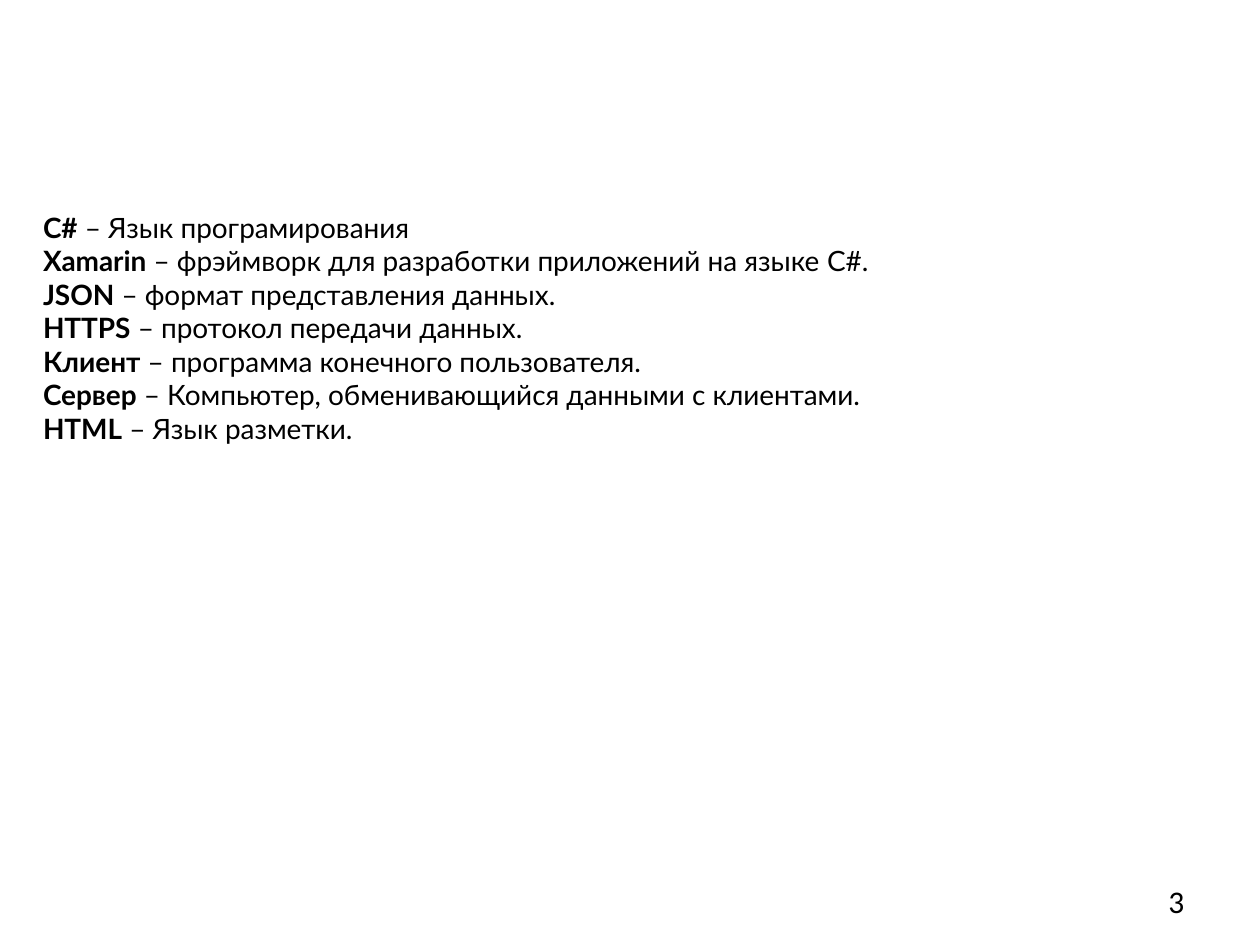
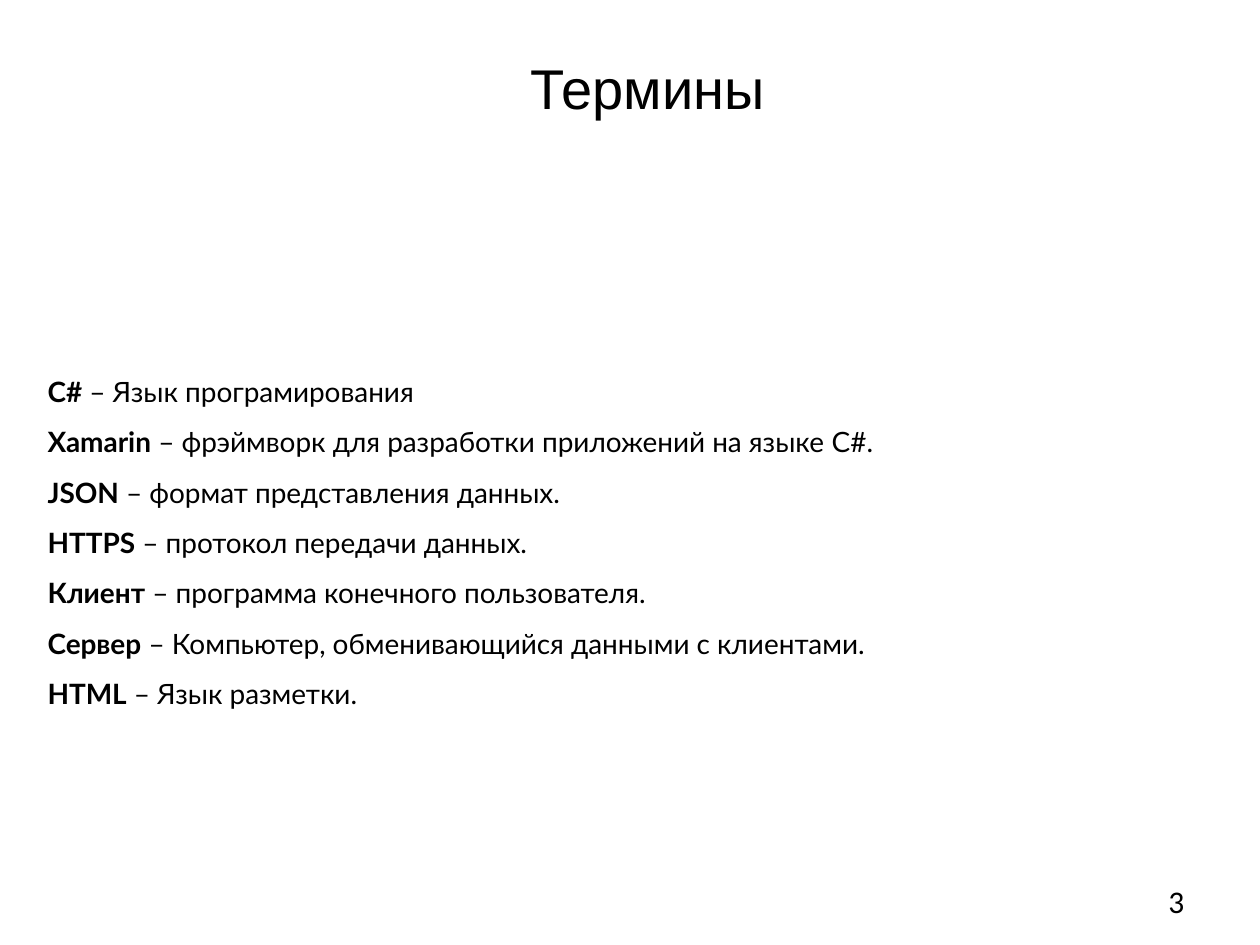
Before and after one commit to M2000h/HSE-APP, a slide deck: slide 3 of Презентация.pptx. Drawn at 1260x945 pixels with LibreOffice and Linux fonts; fonts in the diff are those of the drawing; background and template pictures are left out. Boxes give left, top, right and bottom in pixels: in the first picture for what was removed or moved away, otherwise in the second. Text is boxed around its words. In the diff, an @@ line names an element or a change of style, - is before the commit and + after.

```diff
--- a/Презентация.pptx
+++ b/Презентация.pptx
@@ text "Термины" at <box>531,70,765,120</box>: text colour #FFFFFF to #000000, bold off @@
@@ text "C# – Язык програмирования": place and size @@
-text "C# – Язык програмирования" at <box>43,217,868,444</box>
+text "C# – Язык програмирования" at <box>48,381,873,709</box>
@@ text "C# – Язык програмирования" at <box>48,381,873,709</box>: line spacing 1 to 1.5 @@
```
Also in this commit, not shown: 13 other slides changed, 1 slide added, 2 slides removed, 1 other file.
